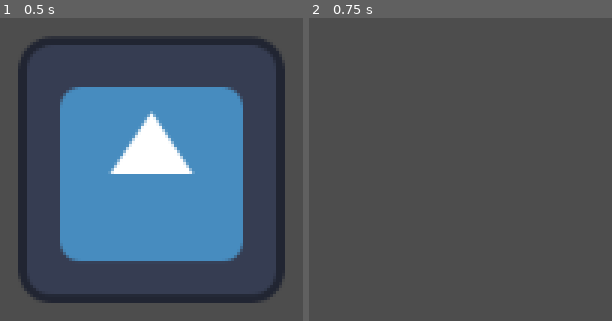
Above: before the commit, frames 1-2 (left to right).
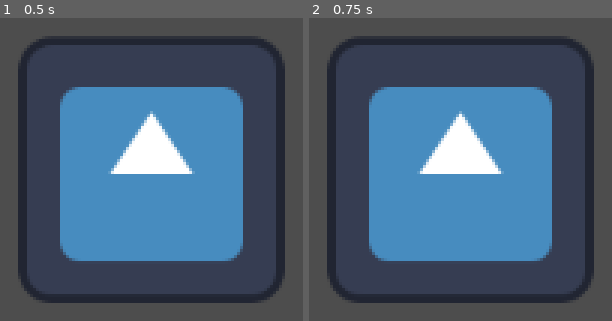
Above: after the commit, the same moments.

Repository: MagicalAnt/ClickGame
Game: Godot game, scene res://game.tscn
Two runs of this game, one before a commit and one after it. Both use one fixed random seed, a clock stepped at 60 frames per second and the inputs below. The engine's default icon, where the game draws it, is replaced by a stand-in: a white triangle on a blue panel in a dark square.
Inputs (mouse positions are in pixels of both pictures, inside the frame that each line leads up to):
- Up to frame 1 (0.5 s): no input
- Up to frame 2 (0.75 s): tap Enter (ui_accept) at 0.5 s; move the mouse to (460, 178) at 0.52 s; press the mouse at (460, 178) at 0.53 s

Frame 1 is identical in both runs. In frame 2, 44% of the frame differs, in the area x 5-95%, y 5-95%.

Commit message:
import a scene, with ttf, etc

Diff:
--- a/Godot.gd
+++ b/Godot.gd
@@ -1,9 +1,18 @@
 extends Area2D
+
+var score: int = 0
+var MAX_SCORE = 10
+
+signal win
 
 func _input_event(viewport, event, shape_idx):
 	#print(event)
-	if (event.is_action("click")):
-		self.hide()
+	if (event.is_action_pressed("click")):
+		score = score +1
+		print(score)
+		if (score == MAX_SCORE):
+			self.hide()
+			emit_signal("win")
 
 
 # Called when the node enters the scene tree for the first time.
--- /dev/null
+++ b/WinLose/WinLoseLabels.gd
@@ -0,0 +1,22 @@
+extends Node
+
+
+# Declare member variables here. Examples:
+# var a = 2
+# var b = "text"
+
+
+# Called when the node enters the scene tree for the first time.
+func _ready():
+	$"Winning Label".hide()
+	$"Lose Label".hide()
+
+func _input(event):
+	if(event.is_action_released("ui_accept")):
+		get_tree().reload_current_scene()
+
+func _on_win():
+	$"Winning Label".show()
+
+func _on_lost():
+	$"Lose Label".show()
--- /dev/null
+++ b/WinLose/WinLoseLabels.tscn
@@ -0,0 +1,62 @@
+[gd_scene load_steps=4 format=3 uid="uid://stb1i1dmhx7j"]
+
+[ext_resource type="FontFile" uid="uid://cstpb1t13cvym" path="res://WinLose/NaughtyMonster.ttf" id="1"]
+[ext_resource type="Script" path="res://WinLose/WinLoseLabels.gd" id="2"]
+
+[sub_resource type="StyleBoxTexture" id="StyleBoxTexture_j66vo"]
+
+[node name="WinLoseLabels" type="Node"]
+script = ExtResource("2")
+
+[node name="Winning Label" type="Label" parent="."]
+anchors_preset = 8
+anchor_left = 0.5
+anchor_top = 0.5
+anchor_right = 0.5
+anchor_bottom = 0.5
+offset_left = 29.0
+offset_top = -151.0
+offset_right = 116.0
+offset_bottom = -119.0
+grow_horizontal = 2
+grow_vertical = 2
+size_flags_vertical = 1
+theme_override_fonts/font = ExtResource("1")
+theme_override_font_sizes/font_size = 128
+theme_override_styles/normal = SubResource("StyleBoxTexture_j66vo")
+text = "You Win!"
+
+[node name="Label" type="Label" parent="Winning Label"]
+layout_mode = 0
+offset_left = 58.0
+offset_top = -69.0
+offset_right = 251.0
+offset_bottom = -36.0
+theme_override_fonts/font = ExtResource("1")
+theme_override_font_sizes/font_size = 80
+text = "Hit Space to play again"
+
+[node name="Lose Label" type="Label" parent="."]
+anchors_preset = -1
+anchor_left = 0.5
+anchor_top = 0.503333
+anchor_right = 0.5
+anchor_bottom = 0.503333
+offset_left = 171.0
+offset_top = -40.1598
+offset_right = 251.0
+offset_bottom = -17.1598
+size_flags_vertical = 1
+theme_override_fonts/font = ExtResource("1")
+theme_override_font_sizes/font_size = 128
+text = "You Lost :("
+
+[node name="Label" type="Label" parent="Lose Label"]
+layout_mode = 0
+offset_left = 82.0
+offset_top = -53.0
+offset_right = 247.0
+offset_bottom = -30.0
+theme_override_fonts/font = ExtResource("1")
+theme_override_font_sizes/font_size = 80
+text = "Hit Space to try again"
--- a/game.tscn
+++ b/game.tscn
@@ -1,7 +1,8 @@
-[gd_scene load_steps=4 format=3 uid="uid://ciytkjlsdjkil"]
+[gd_scene load_steps=5 format=3 uid="uid://ciytkjlsdjkil"]
 
 [ext_resource type="Script" path="res://Godot.gd" id="1_bp5mn"]
 [ext_resource type="Texture2D" uid="uid://go08be30ma4v" path="res://icon.svg" id="1_wa012"]
+[ext_resource type="PackedScene" uid="uid://stb1i1dmhx7j" path="res://WinLose/WinLoseLabels.tscn" id="3_nv6e2"]
 
 [sub_resource type="RectangleShape2D" id="RectangleShape2D_iity4"]
 size = Vector2(129, 113.5)
@@ -22,3 +23,7 @@
 position = Vector2(1, -7)
 texture = ExtResource("1_wa012")
 metadata/_edit_group_ = true
+
+[node name="WinLoseLabels" parent="." instance=ExtResource("3_nv6e2")]
+
+[connection signal="win" from="Godot" to="WinLoseLabels" method="_on_win"]
Binary file added: WinLose/NaughtyMonster.ttf
Not shown, added: WinLose/NaughtyMonster.ttf.import
